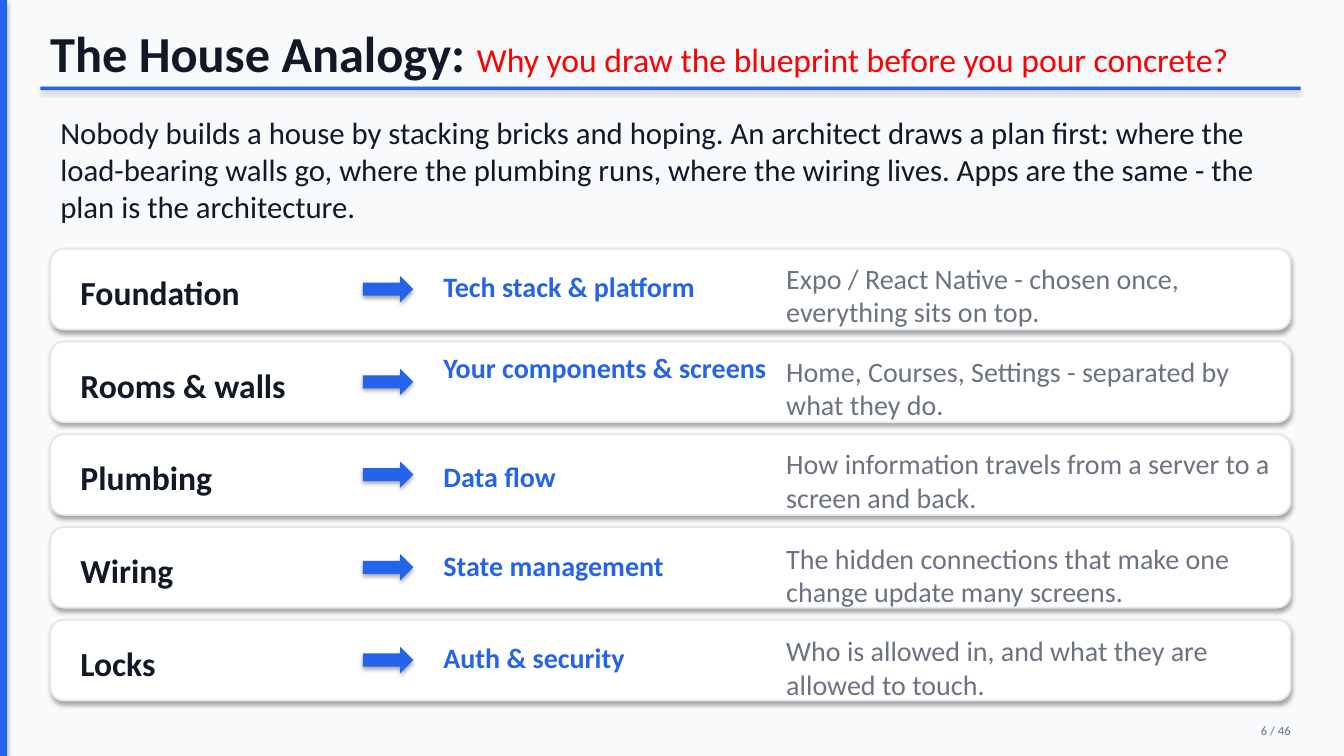
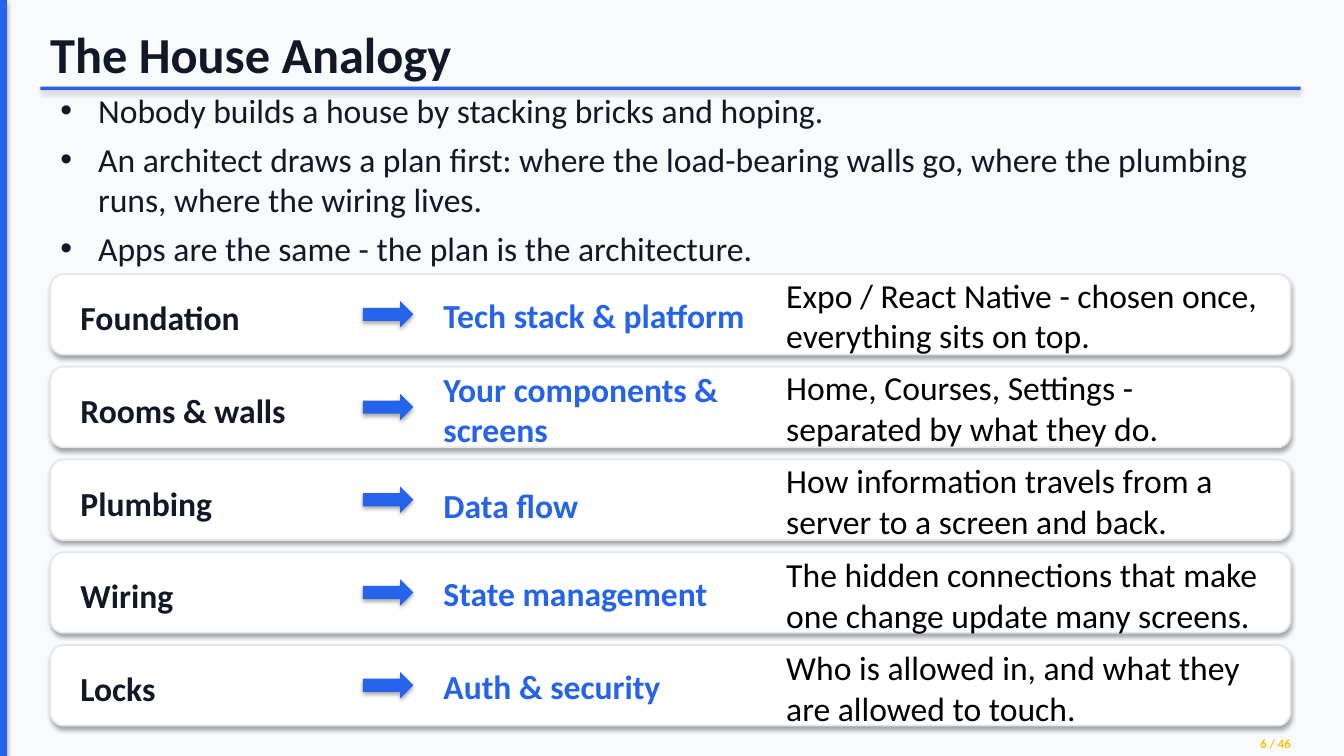
Before and after one commit to wlasitz-jeremy/Mobile-Application-Development-CPRG-303, a slide deck: slide 6 of Unit 3/Mobile_Architecture_updated.pptx. Drawn at 1344x756 pixels with LibreOffice and Linux fonts; fonts in the diff are those of the drawing; background and template pictures are left out. Boxes give left, top, right and bottom in pixels: in the first picture for what was removed or moved away, otherwise in the second. Text is boxed around its words. In the diff, an @@ line names an element or a change of style, - is before the commit and + after.

```diff
--- a/Unit 3/Mobile_Architecture_updated.pptx
+++ b/Unit 3/Mobile_Architecture_updated.pptx
@@ text at (x1=50, y1=37, x2=452, y2=82): text changed; size 24 to 36 pt; text colour #FF0000 to #111827; bold on @@
-The House Analogy: Why you draw the blueprint before you pour concrete?
+The House Analogy
@@ text at (x1=98, y1=99, x2=1247, y2=267): text changed; size 22 to 24 pt @@
-Nobody builds a house by stacking bricks and hoping. An architect draws a plan first: where the load-bearing walls go, where the plumbing runs, where the wiring lives. Apps are the same - the plan is the architecture.
+• Nobody builds a house by stacking bricks and hoping.
+• An architect draws a plan first: where the load-bearing walls go, where the plumbing runs, where the wiring lives.
+• Apps are the same - the plan is the architecture.
@@ text "Tech stack & platform" moved from (x1=443, y1=277, x2=695, y2=302) to (x1=443, y1=304, x2=745, y2=334) @@
@@ text "Expo / React Native - ..." moved from (x1=786, y1=269, x2=1179, y2=327) to (x1=786, y1=284, x2=1257, y2=357) @@
@@ text "Your components & screens" moved from (x1=443, y1=360, x2=766, y2=383) to (x1=443, y1=380, x2=687, y2=451) @@
@@ size 20 to 24 pt, text colour #6B7280 to #000000 in 5 elements at (x1=786, y1=563, x2=1257, y2=636), (x1=786, y1=656, x2=1240, y2=729), (x1=786, y1=469, x2=1212, y2=542), (x1=786, y1=284, x2=1257, y2=357), (x1=786, y1=376, x2=1158, y2=449) @@
@@ text "Home, Courses, Settings - separated ..." moved from (x1=786, y1=362, x2=1229, y2=420) to (x1=786, y1=376, x2=1158, y2=449) @@
@@ text "How information travels from a ..." moved from (x1=786, y1=454, x2=1269, y2=508) to (x1=786, y1=469, x2=1212, y2=542) @@
@@ text "Data flow" moved from (x1=443, y1=467, x2=555, y2=487) to (x1=443, y1=494, x2=578, y2=519) @@
@@ text "State management" moved from (x1=443, y1=557, x2=664, y2=581) to (x1=443, y1=584, x2=708, y2=612) @@
@@ text "The hidden connections that make ..." moved from (x1=786, y1=549, x2=1229, y2=609) to (x1=786, y1=563, x2=1257, y2=636) @@
@@ text "Who is allowed in, and ..." moved from (x1=786, y1=641, x2=1208, y2=702) to (x1=786, y1=656, x2=1240, y2=729) @@
@@ 5 texts, 5 rounded rectangles, 5 right arrows moved together from (x1=50, y1=249, x2=1291, y2=701) to (x1=50, y1=274, x2=1291, y2=726) @@
@@ size 20 to 24 pt in 5 elements at (x1=443, y1=380, x2=687, y2=451), (x1=443, y1=304, x2=745, y2=334), (x1=443, y1=494, x2=578, y2=519), (x1=443, y1=584, x2=708, y2=612), (x1=443, y1=675, x2=660, y2=705) @@
@@ text "Auth & security" moved from (x1=443, y1=648, x2=625, y2=673) to (x1=443, y1=675, x2=660, y2=705) @@
@@ text "6 / 46" moved from (x1=1261, y1=726, x2=1291, y2=735) to (x1=1260, y1=739, x2=1291, y2=748) @@
@@ text "6 / 46" at (x1=1260, y1=739, x2=1291, y2=748): text colour #6B7280 to #FFC000, bold on @@
```
Also in this commit, not shown: 40 other slides changed, 36 other files.
